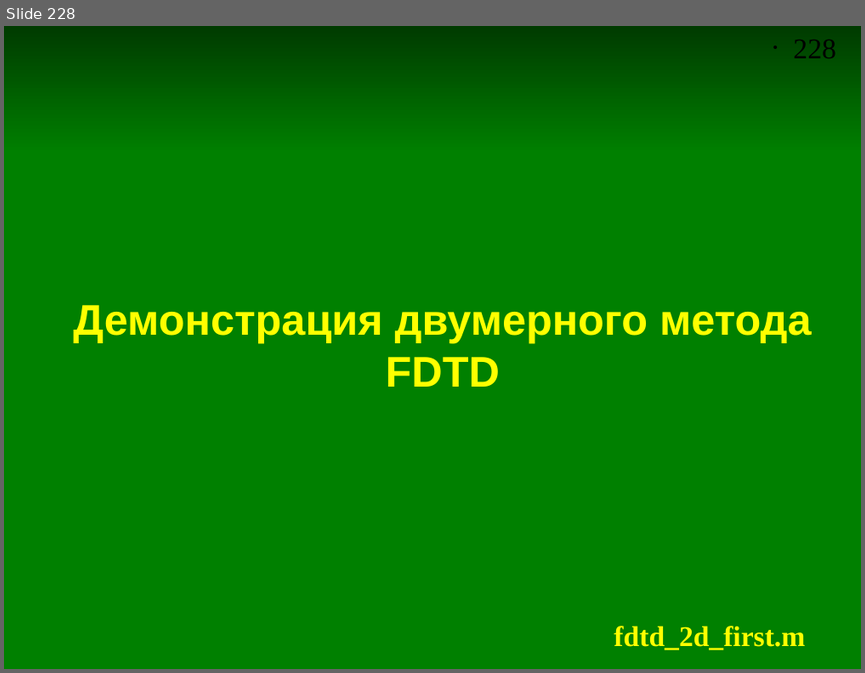
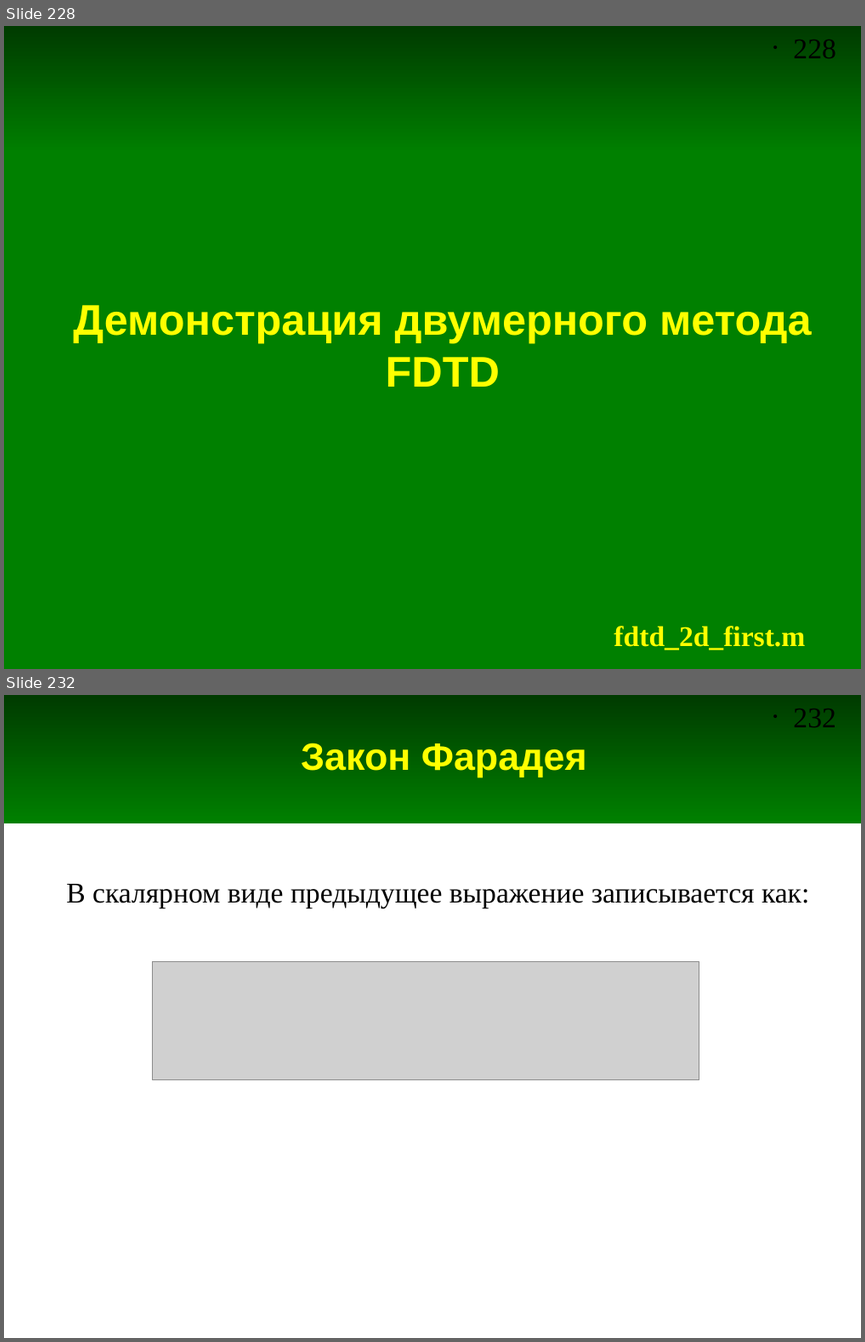
Before and after one commit to andris0147sv/modelling, a slide deck: presentations/2. FDTD.odp. Shown one above the other, each under a label of ours: slide 228 before the commit, slides 228 and 232 after it; the slides between them are not shown. The pictures are 865x673 and 865x1342 pixels, drawn with LibreOffice and Linux fonts; fonts in the diff are those of the drawing; grey boxes stand for pictures. Boxes give left, top, right and bottom in pixels: in the first picture for what was removed or moved away, otherwise in the second. Text is boxed around its words. In the diff, an @@ line names an element or a change of style, - is before the commit and + after.

```diff
--- a/presentations/2. FDTD.odp
+++ b/presentations/2. FDTD.odp
@@ slide 232 added at bbox=[4, 695, 861, 1338], background #FFFFFF; not listed: 2 template elements that a slide beside it also shows @@
@@ title added at bbox=[301, 743, 587, 777], 32 pt, text #FFFF00, bold @@
+Закон Фарадея
@@ text added at bbox=[66, 884, 809, 908], 24 pt, text #000000 @@
+В скалярном виде предыдущее выражение записывается как:
@@ picture added at bbox=[152, 961, 698, 1079] @@
```
Also in this commit, not shown: 1 slide changed, 15 other slides added.
